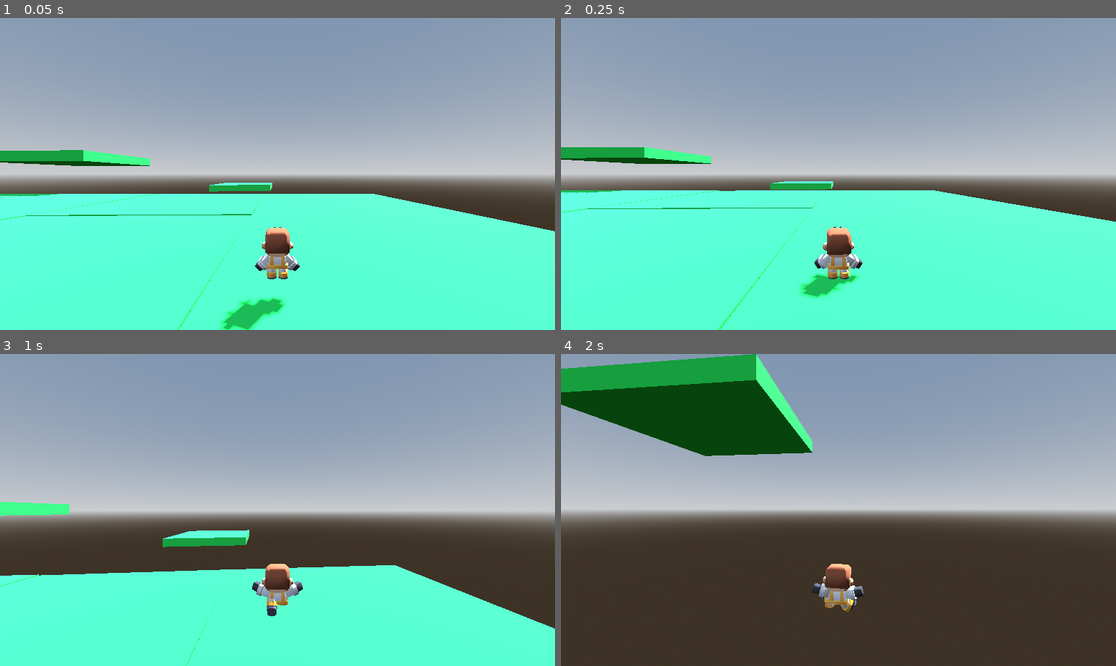
Above: before the commit, frames 1-4 (two rows, left to right).
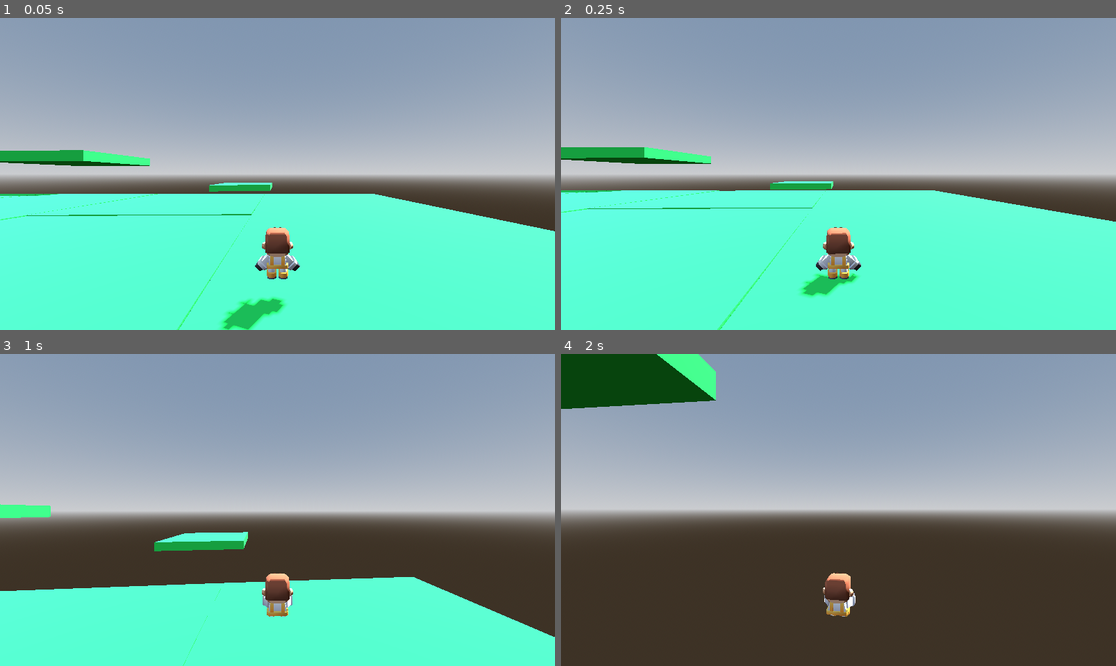
Above: after the commit, the same moments.

Repository: t3snake/risk-it-for-the-biscuit
Game: Godot game, scene res://Scenes/world.tscn
Two runs of this game, one before a commit and one after it. Both use one fixed random seed, a clock stepped at 60 frames per second and the inputs below.
Inputs (mouse positions are in pixels of both pictures, inside the frame that each line leads up to):
- Up to frame 1 (0.05 s): no input
- Up to frame 2 (0.25 s): no input
- Up to frame 3 (1 s): move the mouse to (305, 510) at 0.52 s; hold W (forward) from 0.53 s (still down); hold Shift (run) from 0.53 s (still down); tap Space (jump) at 0.77, 0.8 s
- Up to frame 4 (2 s): keep holding W (forward); tap Space (jump) at 1.07, 1.35, 1.52, 1.82 s; move the mouse to (810, 510) at 1.27 s; release Shift (run) at 1.28 s; tap Shift (run) at 1.55 s

Frame 1 is identical in both runs. In frame 2, 0.3% of the frame differs, in the area x 42-55%, y 66-90%; in frame 3, 5.2%; in frame 4, 11%, in the area x 0-55%, y 0-85%.

Commit message:
Add diving jump and debug metrics

Diff:
--- a/Scenes/main_character.tscn
+++ b/Scenes/main_character.tscn
@@ -16,12 +16,8 @@
 
 [node name="Skeleton3D" parent="CharacterModel/character-male-e" index="0"]
 transform = Transform3D(-1, 0, -8.74228e-08, 0, 1, 0, 8.74228e-08, 0, -1, 0, 0, 0)
-bones/1/position = Vector3(0.0791, 0.221, -0.0867)
-bones/1/rotation = Quaternion(0.608761, 0, 0, 0.793353)
-bones/2/position = Vector3(-0.0761, 0.22, -0.009)
-bones/2/rotation = Quaternion(-0.382683, 0, 0, 0.92388)
-bones/4/rotation = Quaternion(0, 0, 0.130526, 0.991445)
-bones/5/rotation = Quaternion(0, 0, -0.130526, 0.991445)
+bones/4/rotation = Quaternion(0, 0, -0.382683, 0.92388)
+bones/5/rotation = Quaternion(0, 0, 0.382683, 0.92388)
 
 [node name="CollisionShape3D" type="CollisionShape3D" parent="."]
 transform = Transform3D(1, 0, 0, 0, 1, 0, 0, 0, 1, 0, 0.381681, 0)
@@ -34,6 +30,4 @@
 
 [node name="Camera3D" type="Camera3D" parent="SpringArm3D"]
 
-[connection signal="animation_finished" from="CharacterModel/AnimationPlayer" to="." method="_on_animation_player_animation_finished"]
-
 [editable path="CharacterModel"]
--- a/Scripts/main_character.gd
+++ b/Scripts/main_character.gd
@@ -4,22 +4,31 @@
 
 # references
 @onready var spring_arm = $SpringArm3D # camera arm
+@onready var camera = $SpringArm3D/Camera3D
 @onready var anim_player = $CharacterModel/AnimationPlayer
 @onready var model = $CharacterModel
 
 # editor exported state
+@export_group("Player Parameters")
 @export var speed = 10.0
 @export var acceleration = 10.0
 
 @export var high_jump_vert_speed = 18.0
 @export var long_jump_vert_speed = 12.0
-
+@export var dive_vert_speed = 8.0
+
+# 24m horizontal distance possible with 12.0 y and 20 horizontal (long jump)
+@export_group("Mouse")
 @export var mouse_sensitivity = 0.0015
 @export var rotation_speed = 15.0
 
 @export var killzone_y = -10.0
 
-enum CharacterState { IDLE, WALK, RUN, JUMP, FALL }
+# debug params
+@export_group("Debug")
+@export var show_debug_info = true
+
+enum CharacterState { IDLE, WALK, RUN, JUMP, FALL, DIVE }
 enum JumpState { LONG_JUMP, NORMAL_JUMP, BACKFLIP }
 
 # state
@@ -29,6 +38,7 @@
 var is_running : bool
 var is_jumping : bool
 var is_falling : bool # to play fall animation after jump
+var is_diving : bool
 
 var gravity = ProjectSettings.get_setting("physics/3d/default_gravity") * 3
 
@@ -39,6 +49,11 @@
 	jump_state = JumpState.NORMAL_JUMP
 	character_state = CharacterState.IDLE
 
+	is_running = false
+	is_diving = false
+	is_falling = false
+	is_jumping = false
+
 func _input(event: InputEvent) -> void:
 	if event.is_action_pressed("ui_cancel"):
 		Input.mouse_mode = Input.MOUSE_MODE_VISIBLE
@@ -46,42 +61,64 @@
 	if event.is_action_pressed("click"):
 		Input.mouse_mode = Input.MOUSE_MODE_CAPTURED
 
-	if event.is_action_pressed("jump") and !is_jumping:
-		is_jumping = true
-		if is_running:
-			# long jump
-			velocity.y = long_jump_vert_speed
-			jump_state = JumpState.LONG_JUMP
-		else:
-			# high jump
-			velocity.y = high_jump_vert_speed
-			jump_state = JumpState.NORMAL_JUMP
+	if event.is_action_pressed("jump"):
+		if !is_jumping and is_on_floor():
+			is_jumping = true
+			if is_running:
+				# long jump
+				velocity.y = long_jump_vert_speed
+				jump_state = JumpState.LONG_JUMP
+			else:
+				# high jump
+				velocity.y = high_jump_vert_speed
+				jump_state = JumpState.NORMAL_JUMP
+		elif (is_jumping and !is_diving) or (is_falling and !is_diving):
+			is_diving = true
+			var dive_velocity = get_dive_velocity()
+			# if dive in the opposite direction, the magnitude is same as initial jump
+			# if in same direction, the magnitude increases by 50%
+			if (dive_velocity + velocity).length_squared() > velocity.length_squared():
+				velocity = 1.5 * dive_velocity
+			else:
+				velocity = dive_velocity
 
 	if event.is_action_pressed("run"):
+		is_running = true
+
+	if event.is_action_released("run"):
+		is_running = false
+
+func get_dive_velocity():
+	var cam_dir = -camera.get_global_transform().basis.z
+	var cam_horizontal_dir = Vector2(cam_dir.x, cam_dir.z).normalized()
+	var player_horizontal_speed = Vector2(velocity.x, velocity.z).length()
+	var dive_horizontal_velocity = cam_horizontal_dir * player_horizontal_speed
+
+	return Vector3(
+		dive_horizontal_velocity.x,
+		dive_vert_speed,
+		dive_horizontal_velocity.y
+	)
+
+func set_character_state():
+	if !is_falling and velocity.y < -2:
+		is_falling = true
+
+	if is_on_floor():
+		is_jumping = false
+		is_falling = false
+		is_diving = false
+
+	if is_diving:
+		character_state = CharacterState.DIVE
+	elif is_falling:
+		character_state = CharacterState.FALL
+	elif is_jumping:
+		character_state = CharacterState.JUMP
+	elif is_running and !input.is_zero_approx():
 		character_state = CharacterState.RUN
-		is_running = true
-
-	if event.is_action_released("run"):
-		character_state = CharacterState.WALK
-		is_running = false
-
-func set_character_state():
-	if is_jumping:
-		if is_falling:
-			character_state = CharacterState.FALL
-		else:
-			character_state = CharacterState.JUMP
-
-		if is_on_floor():
-			is_jumping = false
-			is_falling = false
-
-	elif is_running:
-		character_state = CharacterState.RUN
-
 	elif input.is_zero_approx():
 		character_state = CharacterState.IDLE
-
 	else:
 		character_state = CharacterState.WALK
 
@@ -100,6 +137,19 @@
 
 	if !input.is_zero_approx() and !is_jumping:
 		model.rotation.y = lerp_angle(model.rotation.y, spring_arm.rotation.y, rotation_speed * delta)
+
+	# Debug info
+	if is_jumping and absf(velocity.y) < 0.25 and show_debug_info:
+		if is_diving:
+			print("Dive Jump")
+		elif jump_state == JumpState.NORMAL_JUMP:
+			print("Normal Jump")
+		elif jump_state == JumpState.LONG_JUMP:
+			print("Long Jump")
+		var horiz_speed = Vector2(velocity.x, velocity.z)
+		print("Horizontal speed: " + str(horiz_speed.length()))
+		print("Vertical height: " + str(global_position.y))
+		print("Vertical velocity: " + str(velocity.y))
 
 func get_move_input(delta):
 	var vy = velocity.y
@@ -124,16 +174,14 @@
 			play_animation("jump")
 		CharacterState.FALL:
 			play_animation("fall")
+		CharacterState.DIVE:
+			play_animation("drive")
 
 func play_animation(anim_name: String) -> void:
 	if anim_player.is_playing() and anim_player.current_animation == anim_name:
 		return
 
 	anim_player.play(anim_name)
-
-func _on_animation_player_animation_finished(anim_name: StringName) -> void:
-	if anim_name == "jump":
-		is_falling = true
 
 func _unhandled_input(event):
 	if Input.mouse_mode == Input.MOUSE_MODE_CAPTURED:
Not shown, changed: Models/Character/mc.glb.import
Not shown, changed: TODO.md
